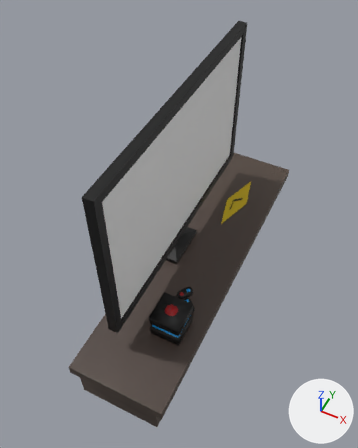
Before and after pictures for a commit that changed the FBX model Assets/Models/TVandGameConsole.fbx.
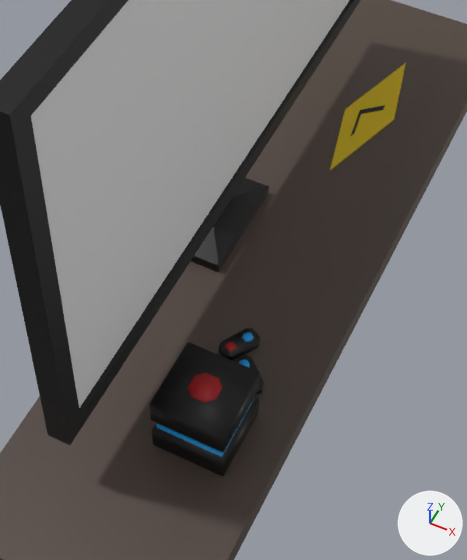
Each version appears first whole from a camera (50 mm lens) standing at (0.461, -1.043, 1.676) and looking at (-0.036, -0.049, 0.434), and next in a close-up on the part from 25% to 77% of the width and 35% to 85% of the height. Every picture has the same lights, and +X, +Y and +Z are marked at lower right. Where no turn or scale is listed for an object, it has been applied to the vertices.

In view in the first close-up: 'Cube.015', 'TV', 'Table', 'Wonky', 'Wonky Controller.001'.
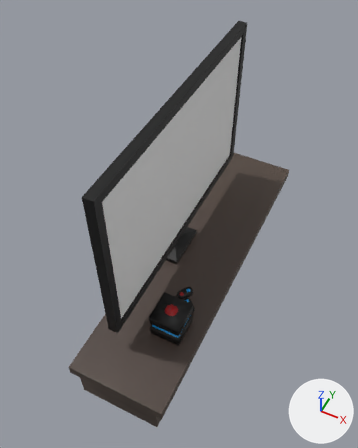
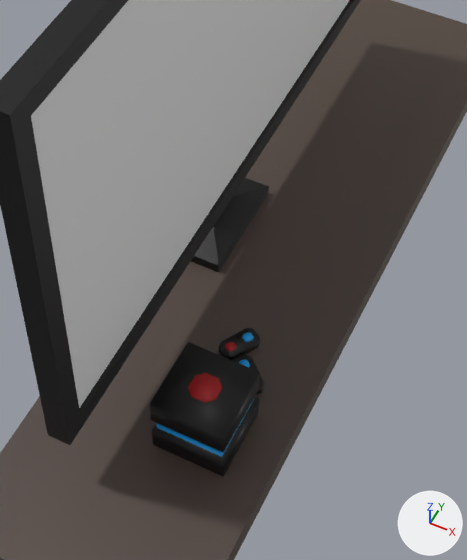
What differs and where, as boxes (x1, y1, x2, y2) in the close-ups (467 x 560 px):
'Cube.015', deleted (yellow)
    before: (330, 63, 406, 170)
    faces in mat_toys (picture img_toys_png): (330, 63, 406, 170)
    faces in mat_consolemain_001 (black #000000): (351, 105, 385, 136)

What the commit changed:
Object 'Cube.015' (ob_cube_015) is deleted.
